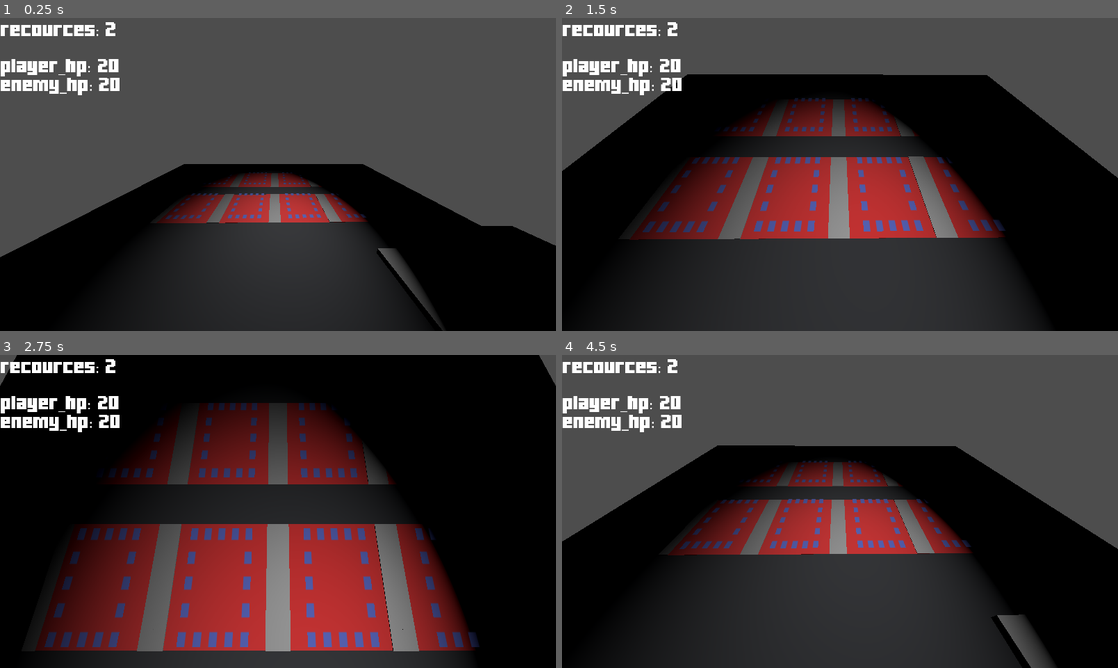
Above: before the commit, frames 1-4 (two rows, left to right).
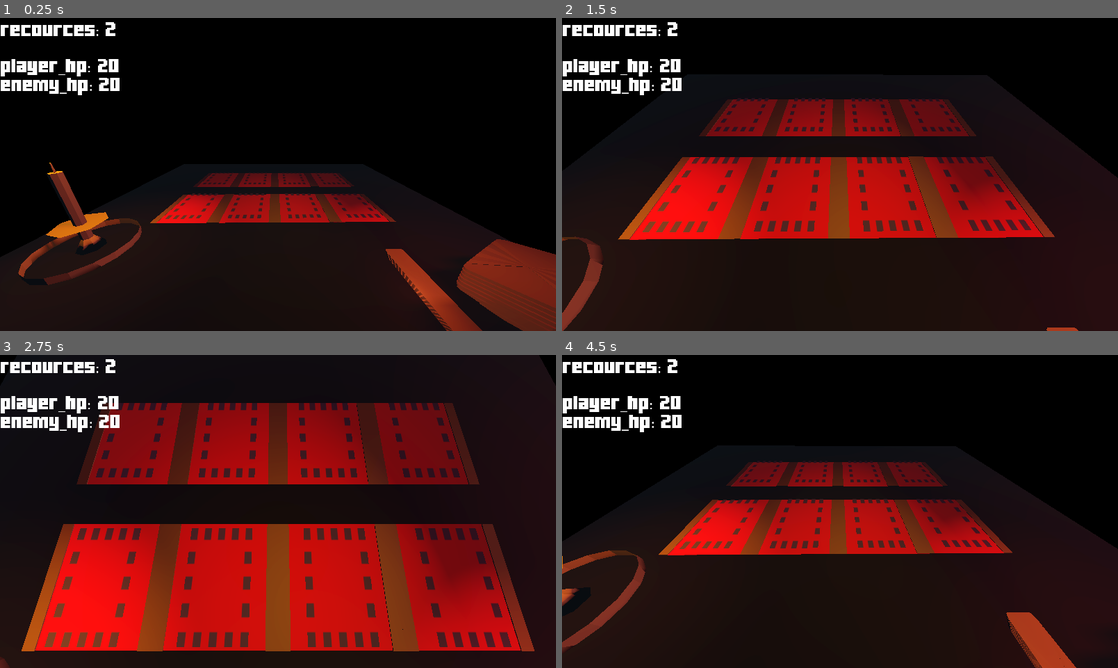
Above: after the commit, the same moments.

Repository: kandlash/Insectophosis
Game: Godot game, scene res://scenes/test_level.tscn
Two runs of this game, one before a commit and one after it. Both use one fixed random seed, a clock stepped at 60 frames per second and the inputs below.
Inputs (mouse positions are in pixels of both pictures, inside the frame that each line leads up to):
- Up to frame 1 (0.25 s): no input
- Up to frame 2 (1.5 s): tap Enter (ui_accept) at 0.5, 0.77, 1.25 s; move the mouse to (962, 158) at 0.52 s; hold 1 (1cam) 0.53-1.28 s; move the mouse to (728, 190) at 1.27 s; hold Down (ui_down) from 1.28 s (still down); tap 2 (2cam) at 1.35 s
- Up to frame 3 (2.75 s): tap Enter (ui_accept) at 1.52, 2 s; move the mouse to (333, 442) at 2.02 s; release Down (ui_down) at 2.03 s; hold A (attack) from 2.03 s (still down)
- Up to frame 4 (4.5 s): tap Enter (ui_accept) at 2.75, 3.02, 3.5, 3.77, 4.25 s; move the mouse to (812, 574) at 2.77 s; release A (attack) at 2.78 s; click (812, 574) at 2.85 s; move the mouse to (1006, 558) at 3.52 s; hold E (enemy_attack) 3.53-4.28 s; hold Down (ui_down) from 3.53 s (still down); move the mouse to (673, 464) at 4.27 s; tap 1 (1cam) at 4.35 s

The runs differ from the first frame. In frame 1, 84% of the frame differs, in the area x 0-100%, y 0-100%; in frame 2, 77%; in frame 3, 70%; in frame 4, 81%.
Error in both runs: Invalid access to property or key 'price' on a base object of type 'Nil'. (res://scripts/table_topdown_camera.gd:40)

Commit message:
visual approvements

Diff:
--- a/scenes/card.tscn
+++ b/scenes/card.tscn
@@ -2,8 +2,7 @@
 
 [ext_resource type="Script" path="res://scripts/card.gd" id="1_8cra6"]
 [ext_resource type="FontFile" uid="uid://djn4dvgw8mpda" path="res://assets/ka1.ttf" id="2_23vh8"]
-
-[sub_resource type="BoxMesh" id="BoxMesh_7t4ss"]
+[ext_resource type="ArrayMesh" uid="uid://b0n7asyc0xrk8" path="res://assets/models/card.obj" id="2_tp88c"]
 
 [sub_resource type="BoxShape3D" id="BoxShape3D_xqsb7"]
 size = Vector3(0.910522, 0.0398876, 0.543945)
@@ -21,8 +20,8 @@
 script = ExtResource("1_8cra6")
 
 [node name="card" type="MeshInstance3D" parent="."]
-transform = Transform3D(0.914431, 0, 0, 0, 0.0358521, 0, 0, 0, 0.562295, 0, 0, 0)
-mesh = SubResource("BoxMesh_7t4ss")
+transform = Transform3D(0.494931, 0, 0, 0, 0.0358521, 0, 0, 0, 0.562295, 0, 0, 0)
+mesh = ExtResource("2_tp88c")
 skeleton = NodePath("../..")
 
 [node name="CollisionShape3D" type="CollisionShape3D" parent="."]
--- a/scenes/card_deck.tscn
+++ b/scenes/card_deck.tscn
@@ -1,19 +1,27 @@
 [gd_scene load_steps=4 format=3 uid="uid://bmn5q17yg825e"]
 
 [ext_resource type="Script" path="res://scripts/card_deck.gd" id="1_5dugs"]
+[ext_resource type="ArrayMesh" uid="uid://bj6imshu4gma3" path="res://assets/models/card_deck.obj" id="2_vjdsn"]
 
 [sub_resource type="BoxShape3D" id="BoxShape3D_qsdnv"]
-
-[sub_resource type="BoxMesh" id="BoxMesh_ktdwl"]
+size = Vector3(1.1687, 0.404877, 0.745361)
 
 [node name="card_deck" type="StaticBody3D"]
 script = ExtResource("1_5dugs")
 
 [node name="CollisionShape3D" type="CollisionShape3D" parent="."]
+transform = Transform3D(1, 0, 0, 0, 1, 0, 0, 0, 1, 0.0330811, 0.136612, 0.00476074)
 shape = SubResource("BoxShape3D_qsdnv")
 
 [node name="MeshInstance3D" type="MeshInstance3D" parent="."]
 transform = Transform3D(1, -0.000872665, 0, 0.000872665, 1, 0, 0, 0, 1, 0, 0, 0)
-mesh = SubResource("BoxMesh_ktdwl")
+mesh = ExtResource("2_vjdsn")
 
 [node name="card_deck" type="Node3D" parent="."]
+
+[node name="OmniLight3D" type="OmniLight3D" parent="."]
+transform = Transform3D(1, 0, 0, 0, 1, 0, 0, 0, 1, 0, 0.821564, -0.415325)
+light_color = Color(0.643064, 0.264623, 0.107605, 1)
+light_energy = 2.333
+omni_range = 1.50821
+omni_attenuation = 0.295
--- a/scenes/caterpillar_card.tscn
+++ b/scenes/caterpillar_card.tscn
@@ -1,8 +1,12 @@
-[gd_scene load_steps=4 format=3 uid="uid://dji2dbytkucc"]
+[gd_scene load_steps=6 format=3 uid="uid://dji2dbytkucc"]
 
 [ext_resource type="PackedScene" uid="uid://bs2im8ok04b5o" path="res://scenes/card.tscn" id="1_gaxnh"]
 [ext_resource type="Script" path="res://scripts/caterpillar_card.gd" id="2_dmbwh"]
 [ext_resource type="PackedScene" uid="uid://dab8a228lpkhi" path="res://scenes/spiny_cate_card.tscn" id="3_c5iu3"]
+[ext_resource type="ArrayMesh" uid="uid://cnnaqsukro4jn" path="res://assets/models/caterpillar.obj" id="4_4lrx2"]
+
+[sub_resource type="StandardMaterial3D" id="StandardMaterial3D_3omgv"]
+albedo_color = Color(0.359859, 0.519778, 0.46628, 1)
 
 [node name="caterpillar_card" instance=ExtResource("1_gaxnh")]
 script = ExtResource("2_dmbwh")
@@ -12,3 +16,8 @@
 [node name="name_label" parent="." index="2"]
 text = "caterpillar
 "
+
+[node name="insect_mesh" parent="." index="6"]
+transform = Transform3D(-0.0238448, 0.132853, -0.0018994, 0.132829, 0.0238813, 0.00285025, 0.00314117, -0.00136554, -0.134946, -0.082085, 0.0567354, -0.017932)
+material_override = SubResource("StandardMaterial3D_3omgv")
+mesh = ExtResource("4_4lrx2")
--- a/scenes/spiny_cate_card.tscn
+++ b/scenes/spiny_cate_card.tscn
@@ -1,7 +1,8 @@
-[gd_scene load_steps=3 format=3 uid="uid://dab8a228lpkhi"]
+[gd_scene load_steps=4 format=3 uid="uid://dab8a228lpkhi"]
 
 [ext_resource type="PackedScene" uid="uid://bs2im8ok04b5o" path="res://scenes/card.tscn" id="1_fwit7"]
 [ext_resource type="Script" path="res://scripts/spiny_caterpillar_card.gd" id="2_gfd31"]
+[ext_resource type="ArrayMesh" uid="uid://4lhrgqdt22uj" path="res://assets/models/spiny_caters.obj" id="3_urrn5"]
 
 [node name="spiny_cate_card" instance=ExtResource("1_fwit7")]
 script = ExtResource("2_gfd31")
@@ -9,3 +10,7 @@
 dmg = 3
 card_name = "spiny cate"
 price = 2
+
+[node name="insect_mesh" parent="." index="6"]
+transform = Transform3D(-0.0238448, 0.132853, -0.00189942, 0.132829, 0.0238814, 0.00285026, 0.00314117, -0.00136555, -0.134946, -0.082085, 0.0567354, -0.017932)
+mesh = ExtResource("3_urrn5")
--- a/scenes/test_level.tscn
+++ b/scenes/test_level.tscn
@@ -7,18 +7,44 @@
 [ext_resource type="Script" path="res://scripts/table_topdown_camera.gd" id="5_px578"]
 [ext_resource type="PackedScene" uid="uid://dji2dbytkucc" path="res://scenes/caterpillar_card.tscn" id="6_0po5a"]
 [ext_resource type="PackedScene" uid="uid://bmn5q17yg825e" path="res://scenes/card_deck.tscn" id="6_esvkd"]
-[ext_resource type="PackedScene" path="res://scenes/spiny_cate_card.tscn" id="8_d3hvq"]
+[ext_resource type="PackedScene" uid="uid://dab8a228lpkhi" path="res://scenes/spiny_cate_card.tscn" id="8_d3hvq"]
 [ext_resource type="Script" path="res://scripts/turn_base_manager.gd" id="9_px16o"]
-[ext_resource type="PackedScene" path="res://scenes/ui.tscn" id="10_jmx7d"]
+[ext_resource type="PackedScene" uid="uid://ce2h5gl4vrl5r" path="res://scenes/ui.tscn" id="10_jmx7d"]
 [ext_resource type="PackedScene" uid="uid://dta7e1rq4otf4" path="res://scenes/turn_ender.tscn" id="11_06ypx"]
 [ext_resource type="PackedScene" uid="uid://bur7d2bnxf58y" path="res://scenes/battle_place.tscn" id="12_41851"]
 [ext_resource type="PackedScene" uid="uid://g11oq2rsi5o5" path="res://scenes/enemy.tscn" id="13_widnl"]
-[ext_resource type="PackedScene" path="res://scenes/player.tscn" id="14_2adw7"]
-[ext_resource type="PackedScene" path="res://scenes/effect_card_deck.tscn" id="15_kr4su"]
-[ext_resource type="PackedScene" path="res://scenes/dmg_buff_effect_card.tscn" id="16_jvesd"]
-[ext_resource type="PackedScene" path="res://scenes/metamorphose_effect_card.tscn" id="17_qlweq"]
+[ext_resource type="PackedScene" uid="uid://blmtb68i7o1o4" path="res://scenes/player.tscn" id="14_2adw7"]
+[ext_resource type="PackedScene" uid="uid://c5peuf4bq4mra" path="res://scenes/effect_card_deck.tscn" id="15_kr4su"]
+[ext_resource type="PackedScene" uid="uid://b80ekt16x7i73" path="res://scenes/dmg_buff_effect_card.tscn" id="16_jvesd"]
+[ext_resource type="PackedScene" uid="uid://bmhloujamrf7c" path="res://scenes/metamorphose_effect_card.tscn" id="17_qlweq"]
+
+[sub_resource type="PanoramaSkyMaterial" id="PanoramaSkyMaterial_4i7pd"]
+
+[sub_resource type="Sky" id="Sky_bfeqi"]
+sky_material = SubResource("PanoramaSkyMaterial_4i7pd")
+
+[sub_resource type="Environment" id="Environment_o2uwe"]
+background_mode = 2
+sky = SubResource("Sky_bfeqi")
+tonemap_mode = 2
+glow_enabled = true
+fog_enabled = true
+fog_light_color = Color(0.0284044, 0.0343708, 0.0448963, 1)
+fog_light_energy = 2.59
+fog_sun_scatter = 0.79
+fog_density = 0.4312
+fog_sky_affect = 0.0
+volumetric_fog_enabled = true
+volumetric_fog_albedo = Color(0.134697, 0.408917, 0.482492, 1)
+volumetric_fog_emission_energy = 217.62
+volumetric_fog_gi_inject = 0.81
+volumetric_fog_anisotropy = -0.05
+volumetric_fog_detail_spread = 1.51572
 
 [node name="test_level" type="Node3D"]
+
+[node name="WorldEnvironment" type="WorldEnvironment" parent="."]
+environment = SubResource("Environment_o2uwe")
 
 [node name="LevelManager" parent="." instance=ExtResource("1_jeueq")]
 
@@ -44,7 +70,8 @@
 
 [node name="SpotLight3D" type="SpotLight3D" parent="."]
 transform = Transform3D(1, 0, 0, 0, 0.714668, 0.699464, 0, -0.699464, 0.714668, -1.37794, 3.92073, 1.7715)
-light_energy = 6.55
+light_color = Color(0.909804, 0.666667, 0.0666667, 1)
+light_energy = 2.53
 light_indirect_energy = 0.059
 light_volumetric_fog_energy = 6.271
 light_size = 0.094
@@ -58,7 +85,7 @@
 script = ExtResource("5_px578")
 
 [node name="card_deck" parent="." instance=ExtResource("6_esvkd")]
-transform = Transform3D(1, 0, 0, 0, 1, 0, 0, 0, 1, -2.32463, 0.0788693, 2.34977)
+transform = Transform3D(0.380642, 0.190661, -0.904854, 0.0380401, 0.974457, 0.221329, 0.92394, -0.118668, 0.363667, -2.32463, 0.202508, 2.34977)
 cards = {
 ExtResource("6_0po5a"): 999,
 ExtResource("8_d3hvq"): 999
@@ -70,7 +97,7 @@
 [node name="ui" parent="." instance=ExtResource("10_jmx7d")]
 
 [node name="turn_ender" parent="." instance=ExtResource("11_06ypx")]
-transform = Transform3D(1, 0, 0, 0, 0.279384, 0, 0, 0, 0.558964, -2.28684, 0.175537, -2.67996)
+transform = Transform3D(1, 0, 0, 0, 1, 0, 0, 0, 1, -1.68455, 0.175537, -2.37246)
 
 [node name="battle_place" parent="." instance=ExtResource("12_41851")]
 transform = Transform3D(1, 0, 0, 0, 1, 0, 0, 0, 1, 0, 0.129992, 0)
@@ -85,3 +112,9 @@
 ExtResource("16_jvesd"): 999,
 ExtResource("17_qlweq"): 999
 }
+
+[node name="DirectionalLight3D" type="DirectionalLight3D" parent="."]
+transform = Transform3D(1, 0, 0, 0, 0.980036, 0.198821, 0, -0.198821, 0.980036, 0, 14.8866, 0)
+light_color = Color(0.760784, 0.278431, 0.188235, 1)
+light_energy = 1.741
+shadow_enabled = true
--- a/scenes/turn_ender.tscn
+++ b/scenes/turn_ender.tscn
@@ -1,8 +1,7 @@
 [gd_scene load_steps=4 format=3 uid="uid://dta7e1rq4otf4"]
 
 [ext_resource type="Script" path="res://scripts/turn_ender.gd" id="1_ailct"]
-
-[sub_resource type="BoxMesh" id="BoxMesh_3wgta"]
+[ext_resource type="ArrayMesh" uid="uid://ftho62mlyfac" path="res://assets/models/candle.obj" id="2_62f01"]
 
 [sub_resource type="BoxShape3D" id="BoxShape3D_maeg7"]
 
@@ -10,8 +9,15 @@
 script = ExtResource("1_ailct")
 
 [node name="MeshInstance3D" type="MeshInstance3D" parent="."]
-mesh = SubResource("BoxMesh_3wgta")
+mesh = ExtResource("2_62f01")
 skeleton = NodePath("")
 
 [node name="CollisionShape3D" type="CollisionShape3D" parent="."]
 shape = SubResource("BoxShape3D_maeg7")
+
+[node name="OmniLight3D" type="OmniLight3D" parent="."]
+transform = Transform3D(1, 0, 0, 0, 1, 0, 0, 0, 1, 0, 2.23225, 0)
+light_color = Color(1, 0.545098, 0, 1)
+light_energy = 10.926
+light_indirect_energy = 8.704
+omni_range = 2.9269
Not shown, added: assets/_normal_catters.mtl
Not shown, added: assets/models/_normal_catters.mtl
Not shown, added: assets/models/candle.obj
Not shown, added: assets/models/candle.obj.import
Not shown, added: assets/models/card.obj
Not shown, added: assets/models/card.obj.import
Not shown, added: assets/models/card_deck.obj
Not shown, added: assets/models/card_deck.obj.import
Not shown, added: assets/models/caterpillar.obj
Not shown, added: assets/models/caterpillar.obj.import
Not shown, added: assets/models/catters.mtl
Not shown, added: assets/models/spiny_caters.obj
(and 5 more such lines)
